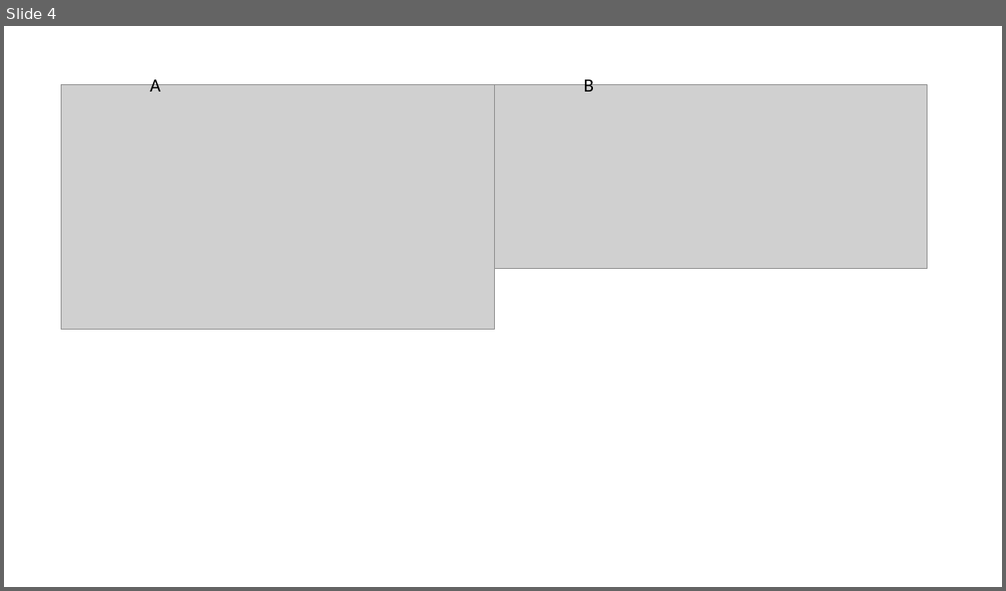
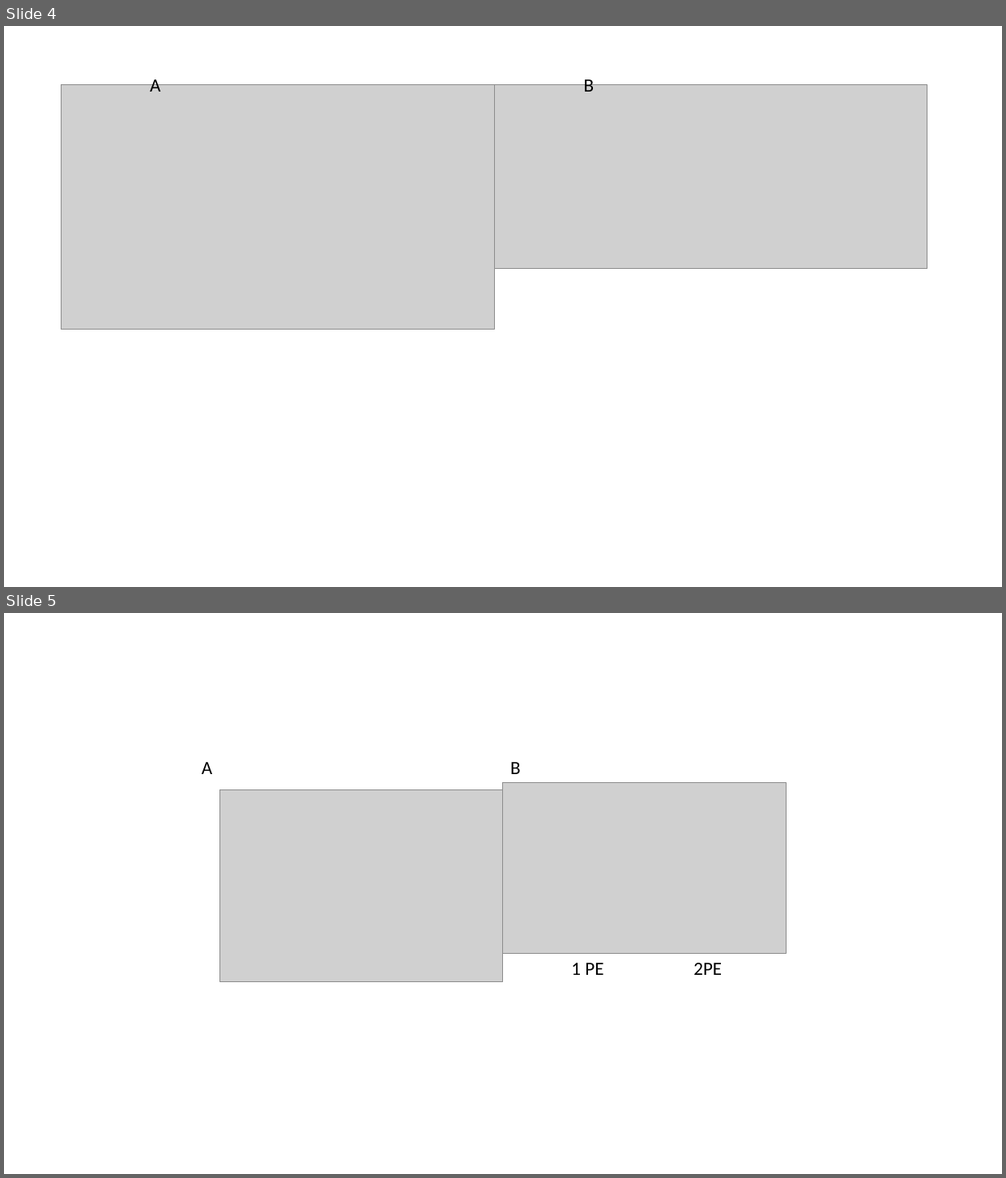
Before and after one commit to dobrik4ever/Segmentation_MiniThesis, a slide deck: 7 Thesis/images/Presentation1.pptx. Shown one above the other, each under a label of ours: slide 4 before the commit, slides 4 and 5 after it. The pictures are 1006x591 and 1006x1178 pixels, drawn with LibreOffice and Linux fonts; fonts in the diff are those of the drawing; grey boxes stand for pictures. Boxes give left, top, right and bottom in pixels: in the first picture for what was removed or moved away, otherwise in the second. Text is boxed around its words. In the diff, an @@ line names an element or a change of style, - is before the commit and + after.

```diff
--- a/7 Thesis/images/Presentation1.pptx
+++ b/7 Thesis/images/Presentation1.pptx
@@ slide 5 added at [4, 613, 1002, 1174], background #FFFFFF @@
@@ text added at [202, 762, 212, 774], 18 pt, text #000000 @@
+A
@@ picture added at [503, 782, 786, 953] @@
@@ text added at [510, 762, 521, 774], 18 pt, text #000000 @@
+B
@@ picture added at [220, 790, 503, 983] @@
@@ text added at [571, 963, 603, 975], 18 pt, text #000000 @@
+1 PE
@@ text added at [693, 963, 722, 975], 18 pt, text #000000 @@
+2PE
```
Also in this commit, not shown: 1 other file.
